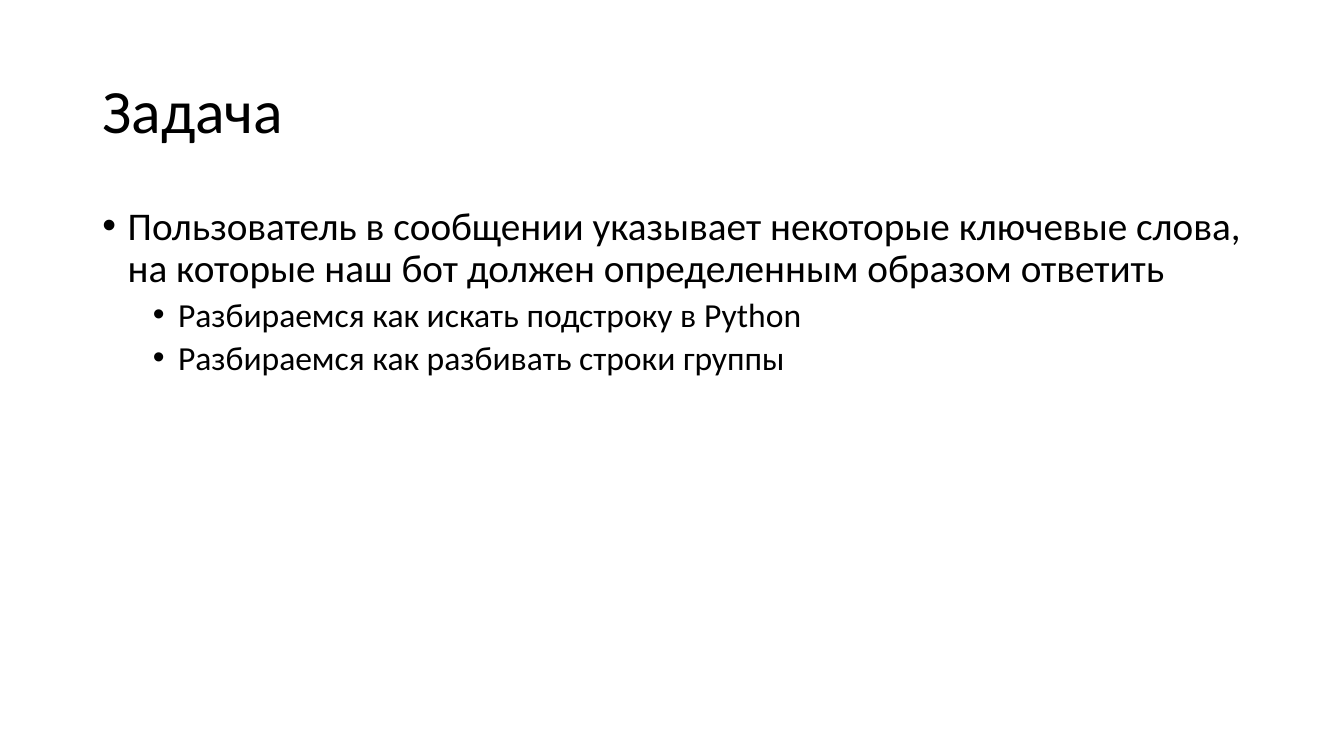
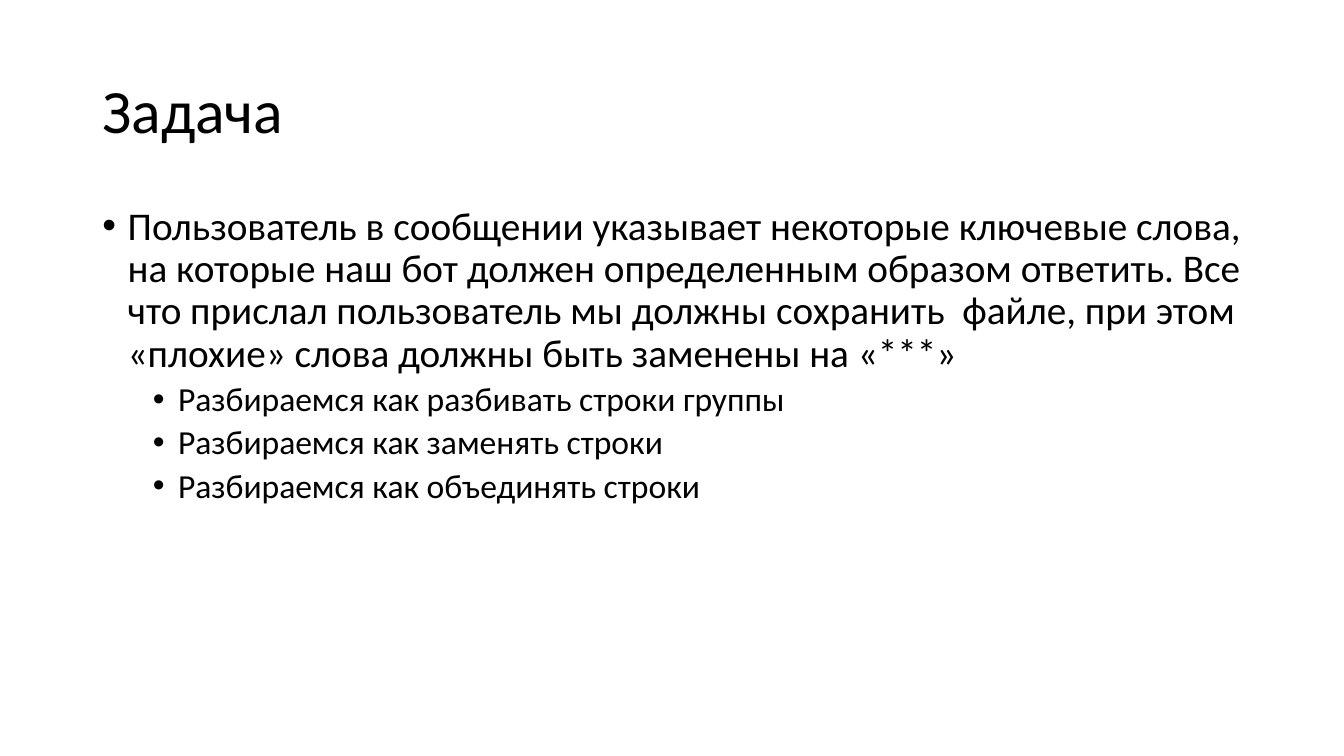
Before and after one commit to paveltsytovich/telegram-course, a slide deck: slide 104 of Presentation/Разработка ботов для телеграмм на Python.pptx. Drawn at 1344x756 pixels with LibreOffice and Linux fonts; fonts in the diff are those of the drawing. Boxes give left, top, right and bottom in pixels: in the first picture for what was removed or moved away, otherwise in the second. Text is boxed around its words. In the diff, an @@ line names an element or a change of style, - is before the commit and + after.

Commit message:
Задача "Вежливый ответ"

```diff
--- a/Presentation/Разработка ботов для телеграмм на Python.pptx
+++ b/Presentation/Разработка ботов для телеграмм на Python.pptx
@@ text at [128, 213, 1240, 374]: text changed @@
-• Пользователь в сообщении указывает некоторые ключевые слова, на которые наш бот должен определенным образом ответить
-  • Разбираемся как искать подстроку в Python
+• Пользователь в сообщении указывает некоторые ключевые слова, на которые наш бот должен определенным образом ответить. Все что прислал пользователь мы должны сохранить файле, при этом «плохие» слова должны быть заменены на «***»
@@ text at [178, 431, 700, 504]: paragraphs added @@
+  • Разбираемся как заменять строки
+  • Разбираемся как объединять строки
```
Also in this commit, not shown: 6 slides added, 4 other files.
